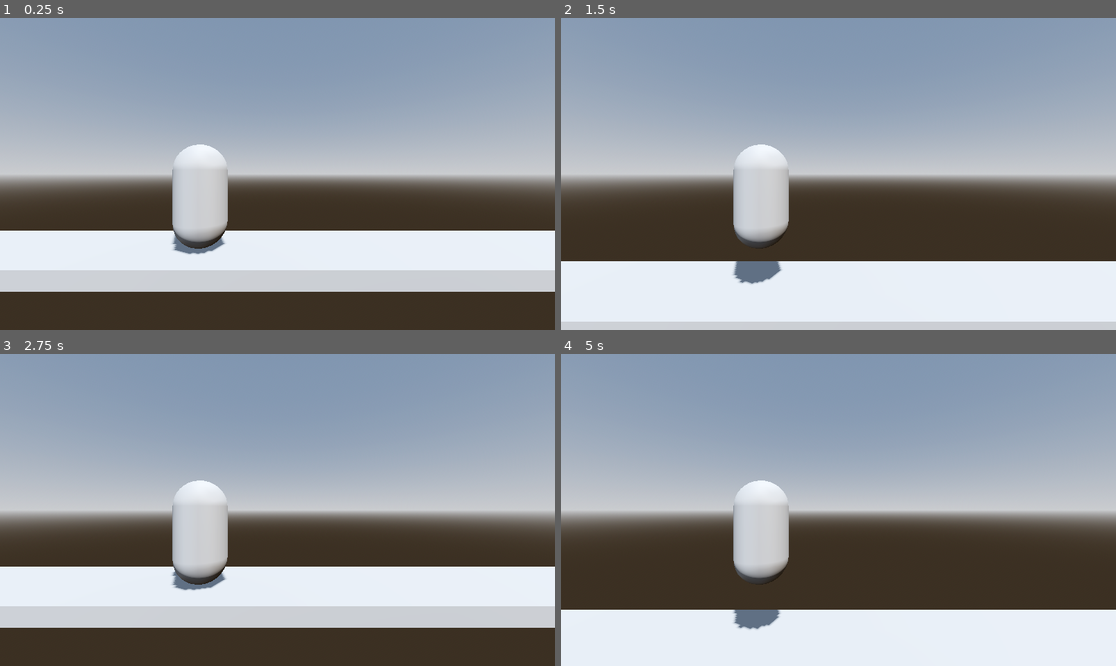
Above: before the commit, frames 1-4 (two rows, left to right).
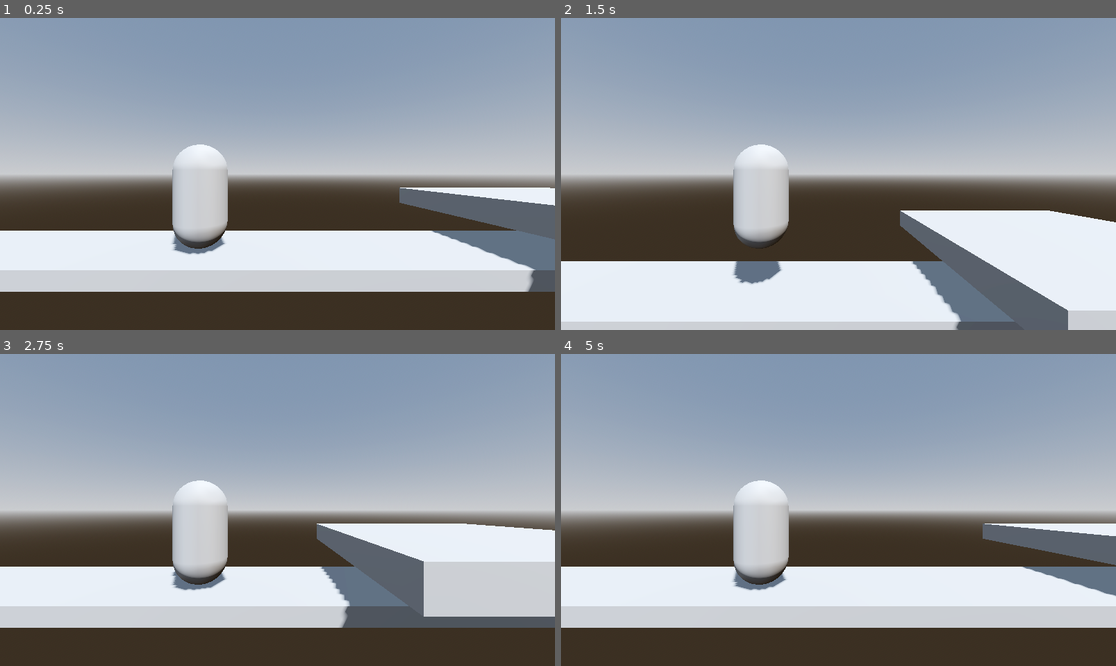
Above: after the commit, the same moments.

Repository: tomas-heredia/GGJ-2026
Game: Godot game, scene res://Scenes/main.tscn
Two runs of this game, one before a commit and one after it. Both use one fixed random seed, a clock stepped at 60 frames per second and the inputs below.
Inputs:
- Up to frame 1 (0.25 s): no input
- Up to frame 2 (1.5 s): tap Enter at 0.5 s; hold D (move_right) 0.53-1.28 s; tap E (interact) at 0.6 s; tap Space (jump) at 0.77 s; hold A (move_left) from 1.28 s (still down); tap Shift (sprint) at 1.35 s
- Up to frame 3 (2.75 s): tap Space (jump) at 1.52 s; release A (move_left) at 2.03 s; hold D (move_right) from 2.03 s (still down); tap E (interact) at 2.1 s
- Up to frame 4 (5 s): tap Shift (sprint) at 2.85, 4.35 s; tap Space (jump) at 3.02, 3.77, 4.52 s; release D (move_right) at 3.53 s; hold A (move_left) from 3.53 s (still down); tap E (interact) at 3.6 s

The runs differ from the first frame. In frame 1, 4.9% of the frame differs, in the area x 71-100%, y 54-88%; in frame 2, 10%; in frame 3, 12%; in frame 4, 34%, in the area x 0-100%, y 54-100%.

Commit message:
Fixed breaking platform's lack of destruction after 2 seconds

Diff:
--- a/global-gameam-2026/Scenes/ballroom_scene.tscn
+++ b/global-gameam-2026/Scenes/ballroom_scene.tscn
@@ -1,17 +1,8 @@
-[gd_scene load_steps=6 format=3 uid="uid://bjms54rmqqbo5"]
+[gd_scene load_steps=4 format=3 uid="uid://bjms54rmqqbo5"]
 
 [ext_resource type="PackedScene" uid="uid://hsir4f72hian" path="res://Scenes/platform.tscn" id="1_lpqu8"]
 [ext_resource type="PackedScene" uid="uid://ca3ycwfhayvqc" path="res://Scenes/breaking_platform.tscn" id="2_f3agv"]
-[ext_resource type="PackedScene" uid="uid://5l10oegs5nfa" path="res://Scenes/moving_platform.tscn" id="3_tqb3s"]
 [ext_resource type="PackedScene" uid="uid://rm3wg8bi4pdg" path="res://Scenes/player.tscn" id="4_mj6ju"]
-
-[sub_resource type="Curve3D" id="Curve3D_mr80v"]
-resource_local_to_scene = true
-_data = {
-"points": PackedVector3Array(0, 0, 0, 0, 0, 0, 0, 0, 0, 0, 0, 0, 0, 0, 0, -15, 0, 0),
-"tilts": PackedFloat32Array(0, 0)
-}
-point_count = 2
 
 [node name="BallroomScene" type="Node3D"]
 
@@ -24,9 +15,5 @@
 [node name="BreakingPlatform" parent="." instance=ExtResource("2_f3agv")]
 transform = Transform3D(1, 0, 0, 0, 1, 0, 0, 0, 1, 11, 2, 0)
 
-[node name="MovingPlatform" parent="." instance=ExtResource("3_tqb3s")]
-transform = Transform3D(1, 0, 0, 0, 1, 0, 0, 0, 1, -19.536417, 3, 0.053180218)
-curve = SubResource("Curve3D_mr80v")
-
 [node name="CharacterBody3D" parent="." instance=ExtResource("4_mj6ju")]
 transform = Transform3D(1, 0, 0, 0, 1, 0, 0, 0, 1, -0.46419525, 2.5, 0.33921814)
--- a/global-gameam-2026/Scenes/breaking_platform.tscn
+++ b/global-gameam-2026/Scenes/breaking_platform.tscn
@@ -1,14 +1,15 @@
 [gd_scene load_steps=5 format=3 uid="uid://ca3ycwfhayvqc"]
 
-[ext_resource type="Script" uid="uid://cpjic87id002m" path="res://breaking_platform.gd" id="1_dm8gt"]
+[ext_resource type="Script" uid="uid://cpjic87id002m" path="res://Scripts/breaking_platform.gd" id="1_dm8gt"]
 
 [sub_resource type="BoxShape3D" id="BoxShape3D_hwwrw"]
-size = Vector3(10, 0.3, 10)
+size = Vector3(5, 0.5, 5)
 
 [sub_resource type="BoxMesh" id="BoxMesh_s6isy"]
+size = Vector3(5, 0.5, 5)
 
 [sub_resource type="BoxShape3D" id="BoxShape3D_qkejb"]
-size = Vector3(10, 0.3, 10)
+size = Vector3(5, 0.3, 5)
 
 [node name="BreakingPlatform" type="StaticBody3D"]
 script = ExtResource("1_dm8gt")
@@ -17,13 +18,17 @@
 shape = SubResource("BoxShape3D_hwwrw")
 
 [node name="MeshInstance3D" type="MeshInstance3D" parent="."]
-transform = Transform3D(10, 0, 0, 0, 0.3, 0, 0, 0, 10, 0, 0, 0)
 mesh = SubResource("BoxMesh_s6isy")
 
 [node name="Area3D" type="Area3D" parent="."]
+transform = Transform3D(1, 0, 0, 0, 1, 0, 0, 0, 1, 0, 0.27078462, 0)
 
 [node name="CollisionShape3D2" type="CollisionShape3D" parent="Area3D"]
-transform = Transform3D(1, 0, 0, 0, 1, 0, 0, 0, 1, 0, 0.3, 0)
+transform = Transform3D(1, 0, 0, 0, 1, 0, 0, 0, 1, 0, 0.05, 0)
 shape = SubResource("BoxShape3D_qkejb")
 
+[node name="Timer" type="Timer" parent="."]
+wait_time = 2.0
+
 [connection signal="body_entered" from="Area3D" to="." method="_on_area_3d_body_entered"]
+[connection signal="timeout" from="Timer" to="." method="_on_timer_timeout"]
--- a/global-gameam-2026/Scenes/main.tscn
+++ b/global-gameam-2026/Scenes/main.tscn
@@ -1,7 +1,8 @@
-[gd_scene load_steps=7 format=3 uid="uid://4u3bk8nn8nwy"]
+[gd_scene load_steps=8 format=3 uid="uid://4u3bk8nn8nwy"]
 
 [ext_resource type="PackedScene" uid="uid://rm3wg8bi4pdg" path="res://Scenes/player.tscn" id="1_jjgbg"]
 [ext_resource type="PackedScene" uid="uid://5l10oegs5nfa" path="res://Scenes/moving_platform.tscn" id="2_8gbba"]
+[ext_resource type="PackedScene" uid="uid://ca3ycwfhayvqc" path="res://Scenes/breaking_platform.tscn" id="3_jjvhh"]
 
 [sub_resource type="ProceduralSkyMaterial" id="ProceduralSkyMaterial_7dm0k"]
 sky_horizon_color = Color(0.66224277, 0.6717428, 0.6867428, 1)
@@ -44,3 +45,6 @@
 [node name="MovingPlatform" parent="." instance=ExtResource("2_8gbba")]
 transform = Transform3D(1, 0, 0, 0, 1, 0, 0, 0, 1, 19.748533, 0.6783446, 0.008795365)
 curve = SubResource("Curve3D_bo1nx")
+
+[node name="BreakingPlatform" parent="." instance=ExtResource("3_jjvhh")]
+transform = Transform3D(1, 0, 0, 0, 1, 0, 0, 0, 1, 7.851244, 0.9252382, -0.26586914)
--- a/global-gameam-2026/Scripts/breaking_platform.gd
+++ b/global-gameam-2026/Scripts/breaking_platform.gd
@@ -7,12 +7,13 @@
 
 func _process(_delta):
 	time += 1
-	$Sprite3D.position += Vector3(0, sin(time) * 2, 0)
+	$MeshInstance3D.position += Vector3(0, sin(time) * 0.02, 0)
 
 func _on_area_3d_body_entered(body: Node3D):
 	if body.name == 'CharacterBody3D':
 		set_process(true)
-		$Timer.start(0.7)
+		$Timer.start()
 
 func _on_timer_timeout():
+	print("Timer stop.")
 	queue_free()
